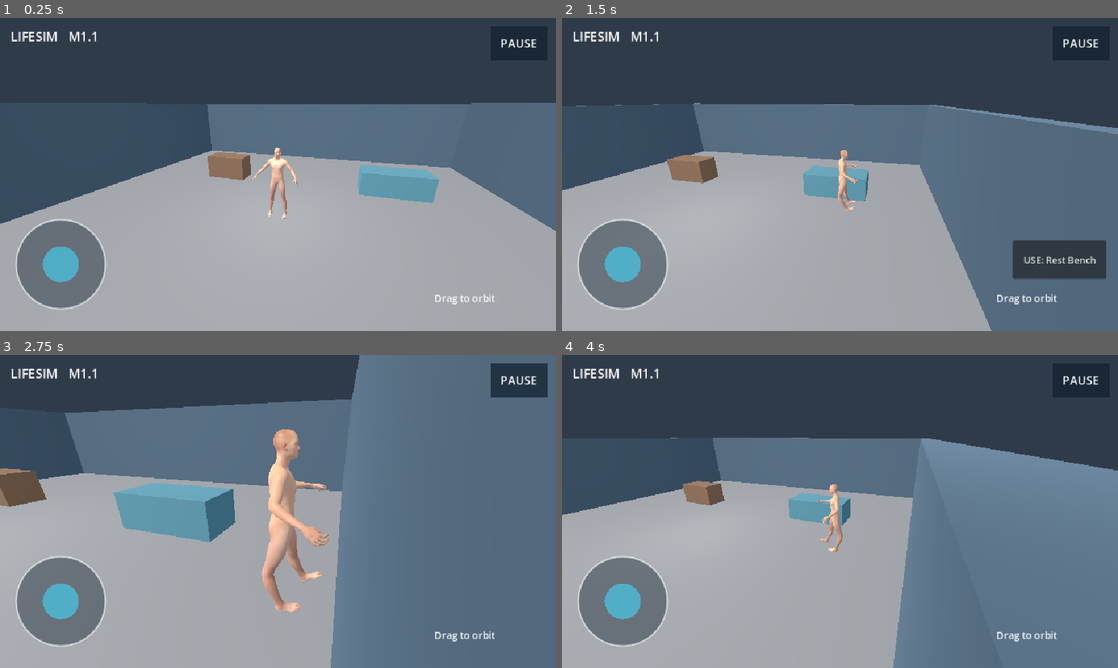
Above: before the commit, frames 1-4 (two rows, left to right).
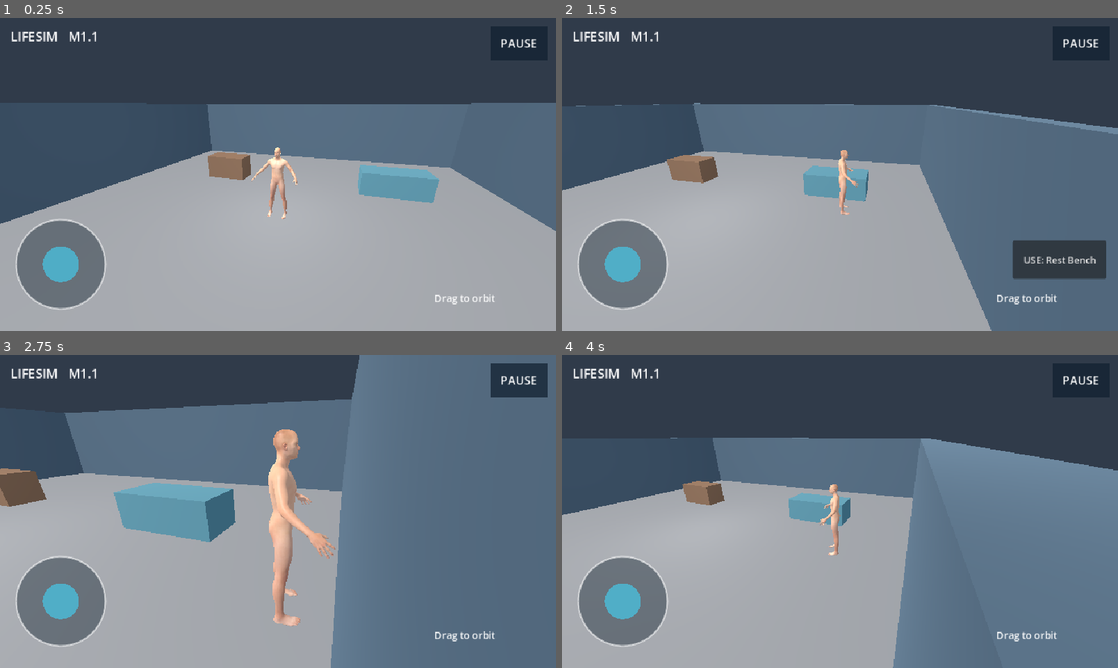
Above: after the commit, the same moments.

Repository: Ye-Shwethway/creators-universe-lifesim
Game: Godot game, scene res://scenes/main.tscn
The game is run twice, just before and just after one commit, with the same random seed, the same clock (stepped at 60 frames per second) and the same inputs.
Inputs (mouse positions are in pixels of both pictures, inside the frame that each line leads up to):
- Up to frame 1 (0.25 s): no input
- Up to frame 2 (1.5 s): move the mouse to (962, 158) at 0.52 s; hold D (move_right) 0.53-1.25 s; hold Shift (sprint) 0.53-1.25 s; click (962, 158) at 0.67 s; drag from (728, 190) to (812, 237) at 1.27 s
- Up to frame 3 (2.75 s): move the mouse to (333, 442) at 2.02 s; hold D (move_right) from 2.03 s (still down); hold Shift (sprint) from 2.03 s (still down)
- Up to frame 4 (4 s): release D (move_right) at 2.75 s; release Shift (sprint) at 2.75 s; drag from (812, 574) to (673, 464) at 2.77 s; move the mouse to (1006, 558) at 3.52 s; hold A (move_left) from 3.53 s (still down); hold Shift (sprint) from 3.53 s (still down)

The runs differ from the first frame. In frame 1, less than 0.1% of the frame differs, in the area x 45-54%, y 41-54%; in frame 2, 0.2%; in frame 3, 1.9%, in the area x 47-61%, y 35-87%; in frame 4, 0.3%.

Commit message:
feat(character): blend imported idle/walk animations from actual movement speed

Diff:
--- a/scripts/characters/character_visual_adapter.gd
+++ b/scripts/characters/character_visual_adapter.gd
@@ -10,6 +10,10 @@
 var animator: AnimationPlayer
 var active_motion: String = ""
 var using_asset: bool = false
+var blend_tree: AnimationTree
+var blend_space: AnimationNodeBlendSpace1D
+var locomotion_blend: float = 0.0
+const BLEND_REFERENCE_SPEED: float = 4.2 # Prototype control speed; NOT verified stride speed.
 
 func _ready() -> void:
     fallback = ProceduralHumanoid.new()
@@ -40,9 +44,26 @@
         var animation: Animation = animator.get_animation(_resolve_animation(motion))
         if animation != null:
             animation.loop_mode = Animation.LOOP_LINEAR
+    # Imported GLB clips feed a speed-driven BlendSpace1D; physics retains movement ownership.
+    blend_space = AnimationNodeBlendSpace1D.new()
+    blend_space.min_space = 0.0
+    blend_space.max_space = 1.0
+    var idle_node := AnimationNodeAnimation.new()
+    idle_node.animation = _resolve_animation(IDLE)
+    var walk_node := AnimationNodeAnimation.new()
+    walk_node.animation = _resolve_animation(WALK)
+    blend_space.add_blend_point(idle_node, 0.0)
+    blend_space.add_blend_point(walk_node, 1.0)
+    blend_tree = AnimationTree.new()
+    blend_tree.name = "LocomotionTree"
+    blend_tree.anim_player = blend_tree.get_path_to(animator)
+    blend_tree.tree_root = blend_space
+    add_child(blend_tree)
+    blend_tree.active = true
+    blend_tree.set("parameters/blend_position", 0.0)
     fallback.hide()
     using_asset = true
-    _switch_motion(IDLE)
+    active_motion = _resolve_animation(IDLE)
 
 func _find_animator(root: Node) -> AnimationPlayer:
     if root is AnimationPlayer:
@@ -77,10 +98,10 @@
     if not using_asset:
         fallback.update_locomotion(delta, horizontal_speed)
         return
-    if horizontal_speed >= 0.2:
-        _switch_motion(WALK)
-    else:
-        _switch_motion(IDLE)
+    var target: float = clampf(horizontal_speed / BLEND_REFERENCE_SPEED, 0.0, 1.0)
+    locomotion_blend = move_toward(locomotion_blend, target, maxf(delta, 0.0) * 5.0)
+    blend_tree.set("parameters/blend_position", locomotion_blend)
+    active_motion = _resolve_animation(WALK if locomotion_blend >= 0.5 else IDLE)
 
 func visual_mode() -> String:
     return "rigged" if using_asset else "procedural"
